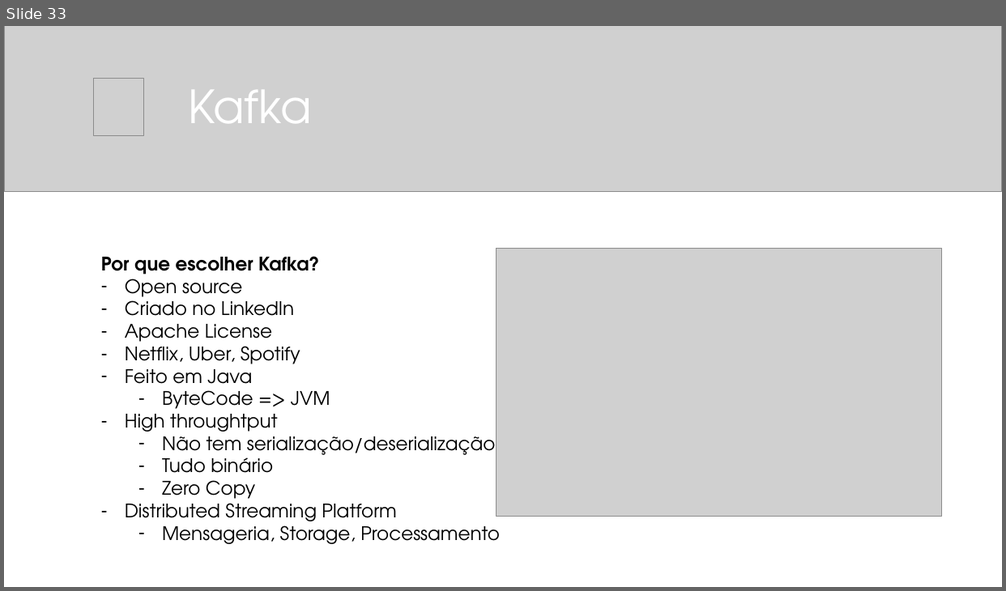
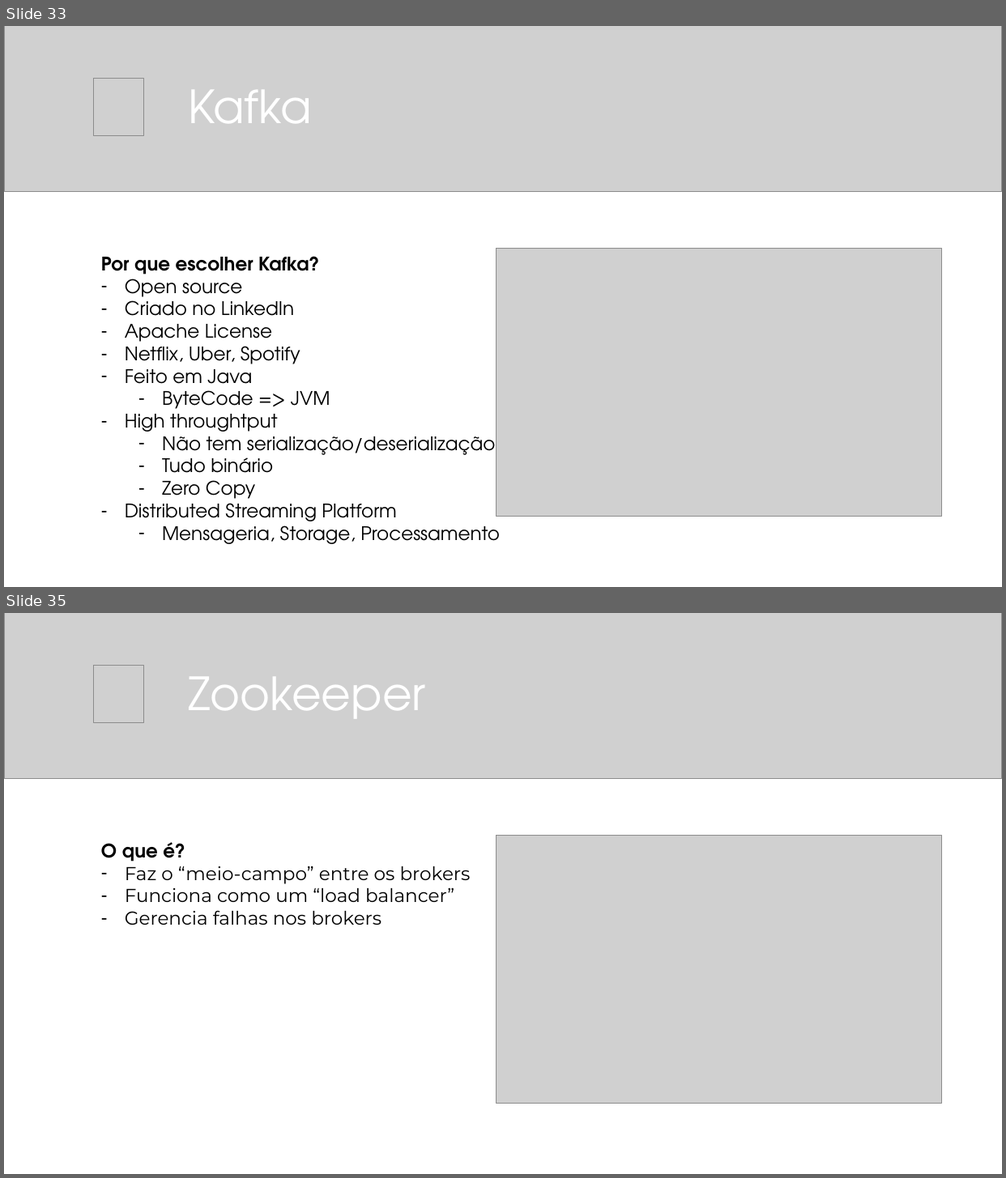
Before and after one commit to balta-io/2810, a slide deck: 2021-08-25_event-driven-architecture.pptx. Shown one above the other, each under a label of ours: slide 33 before the commit, slides 33 and 35 after it; the slides between them are not shown. The pictures are 1006x591 and 1006x1178 pixels, drawn with LibreOffice and Linux fonts; fonts in the diff are those of the drawing; grey boxes stand for pictures. Boxes give left, top, right and bottom in pixels: in the first picture for what was removed or moved away, otherwise in the second. Text is boxed around its words. In the diff, an @@ line names an element or a change of style, - is before the commit and + after.

```diff
--- a/2021-08-25_event-driven-architecture.pptx
+++ b/2021-08-25_event-driven-architecture.pptx
@@ slide 35 added at bbox=[4, 613, 1002, 1174], background #FFFFFF @@
@@ picture added at bbox=[4, 613, 1002, 778] @@
@@ picture added at bbox=[94, 666, 144, 723] @@
@@ title added at bbox=[188, 677, 425, 718], 44 pt, text #FFFFFF @@
+Zookeeper
@@ text added at bbox=[101, 842, 471, 925], 18 pt, text #000000 @@
+O que é?
+– Faz o “meio-campo” entre os brokers
+– Funciona como um “load balancer”
+– Gerencia falhas nos brokers
@@ picture added at bbox=[496, 835, 942, 1103] @@
```
Also in this commit, not shown: 2 other slides added, 1 slide removed.
